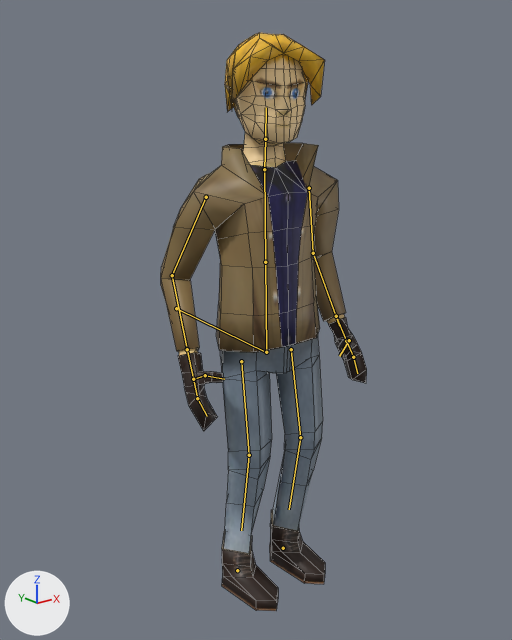
What one commit did to the FBX model res/models/gy/gy.fbx.
One viewpoint serves both versions: a camera (50 mm lens) standing at (-9.01, -17.09, 15.11) and looking at (3.74, -1.14, 8.74). Lighting does not change. The marker at lower left points along +X, +Y and +Z. Both versions are drawn at frame 1 of the action 'Armature|Plane.102Action'; the numbers are the values there. The bones that bend it are drawn over the model as lines. Mesh edges are drawn as thin lines.
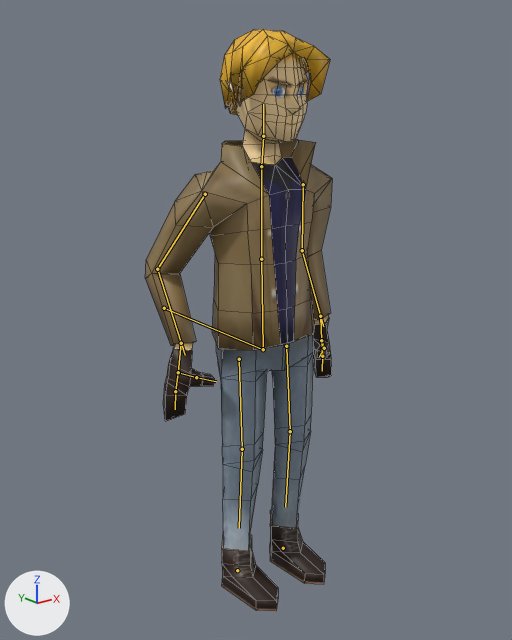
Pixel boxes (x1, y1, x2, y2) of what changed, in the pictures (512 x 640 px):
'Plane', posed (9% narrower)
    before: (161, 33, 367, 611)
    after: (145, 29, 332, 611)
bone 'Root', root to tip
    before: (176, 308) to (267, 353)
    after: (164, 308) to (264, 350)
bone 'chest', root to tip
    before: (265, 262) to (264, 168)
    after: (261, 259) to (261, 165)
bone 'head', root to tip
    before: (265, 139) to (266, 107)
    after: (263, 136) to (263, 104)
bone 'upper_arm.r', root to tip
    before: (206, 197) to (172, 275)
    after: (205, 194) to (157, 269)
bone 'lower_arm.r', root to tip
    before: (172, 275) to (189, 361)
    after: (157, 269) to (185, 355)
bone 'upper_arm.l', root to tip
    before: (309, 188) to (313, 253)
    after: (303, 184) to (302, 250)
bone 'lower_arm.l', root to tip
    before: (313, 253) to (339, 326)
    after: (302, 250) to (323, 326)
bone 'upper_leg.r', root to tip
    before: (241, 361) to (249, 455)
    after: (239, 359) to (242, 449)
bone 'lower_leg.r', root to tip
    before: (249, 455) to (241, 530)
    after: (242, 449) to (239, 528)
bone 'upper_leg.l', root to tip
    before: (291, 349) to (300, 437)
    after: (286, 346) to (290, 431)
bone 'lower_leg.l', root to tip
    before: (300, 437) to (289, 509)
    after: (290, 431) to (285, 507)
bone 'hand_ik.r', root to tip
    before: (187, 349) to (187, 349)
    after: (181, 343) to (180, 342)
bone 'hand2.r', root to tip
    before: (197, 398) to (207, 416)
    after: (175, 391) to (175, 409)
bone 'thumb2.r', root to tip
    before: (205, 375) to (224, 379)
    after: (196, 377) to (216, 381)
bone 'hand_ik.l', root to tip
    before: (336, 316) to (335, 316)
    after: (320, 316) to (320, 316)
bone 'hand2.l', root to tip
    before: (353, 357) to (357, 373)
    after: (322, 356) to (322, 371)
bone 'thumb2.l', root to tip
    before: (349, 340) to (339, 356)
    after: (324, 348) to (319, 357)

What the commit changed:
Bone 'Root' (bone_root) moves from (0.16, 0.03, 0.03) to (0.0, 0.0, 0.0).
Bone 'Root' (bone_root) turns from (0, 0, 4) to (0, 0, 0) degrees about its own x, y and z.
Bone 'chest' (bone_chest) turns from (-1, 0, 0) to (0, 0, 0) degrees about its own x, y and z.
Bone 'head' (bone_head) turns from (-2, -13, -2) to (0, 0, 0) degrees about its own x, y and z.
Bone 'upper_arm.r' (bone_upper_arm_r) turns from (-23, -20, 53) to (-28, -34, 53) degrees about its own x, y and z.
Bone 'lower_arm.r' (bone_lower_arm_r) turns from (48, 4, -9) to (52, 5, -9) degrees about its own x, y and z.
Bone 'upper_arm.l' (bone_upper_arm_l) turns from (-23, 34, -51) to (-22, 35, -53) degrees about its own x, y and z.
Bone 'lower_arm.l' (bone_lower_arm_l) turns from (51, -4, 9) to (40, -3, 7) degrees about its own x, y and z.
Bone 'upper_leg.r' (bone_upper_leg_r) turns from (8, 0, -1) to (0, 0, 0) degrees about its own x, y and z.
Bone 'lower_leg.r' (bone_lower_leg_r) turns from (-13, 0, 1) to (0, 0, 0) degrees about its own x, y and z.
Bone 'upper_leg.l' (bone_upper_leg_l) turns from (7, -1, 0) to (0, 0, 0) degrees about its own x, y and z.
Bone 'lower_leg.l' (bone_lower_leg_l) turns from (-12, 0, -1) to (0, 0, 0) degrees about its own x, y and z.
Bone 'hand_ik.r' (bone_hand_ik_r) moves from (1.14, -0.02, -0.66) to (1.1, 0.01, -0.6).
Bone 'hand_ik.r' (bone_hand_ik_r) turns from (-61, -56, 20) to (1, -51, -1) degrees about its own x, y and z.
Bone 'hand2.r' (bone_hand2_r) turns from (0, 0, 14) to (0, 0, 0) degrees about its own x, y and z.
Bone 'thumb2.r' (bone_thumb2_r) turns from (-11, -5, 50) to (0, 0, 0) degrees about its own x, y and z.
Bone 'hand_ik.l' (bone_hand_ik_l) moves from (-1.08, -0.19, -0.64) to (-1.11, 0.01, -0.68).
Bone 'hand_ik.l' (bone_hand_ik_l) turns from (-49, 46, -39) to (1, 55, 2) degrees about its own x, y and z.
Bone 'hand2.l' (bone_hand2_l) turns from (0, 0, -9) to (0, 0, 0) degrees about its own x, y and z.
Bone 'thumb2.l' (bone_thumb2_l) turns from (12, -24, 72) to (0, 0, 0) degrees about its own x, y and z.
